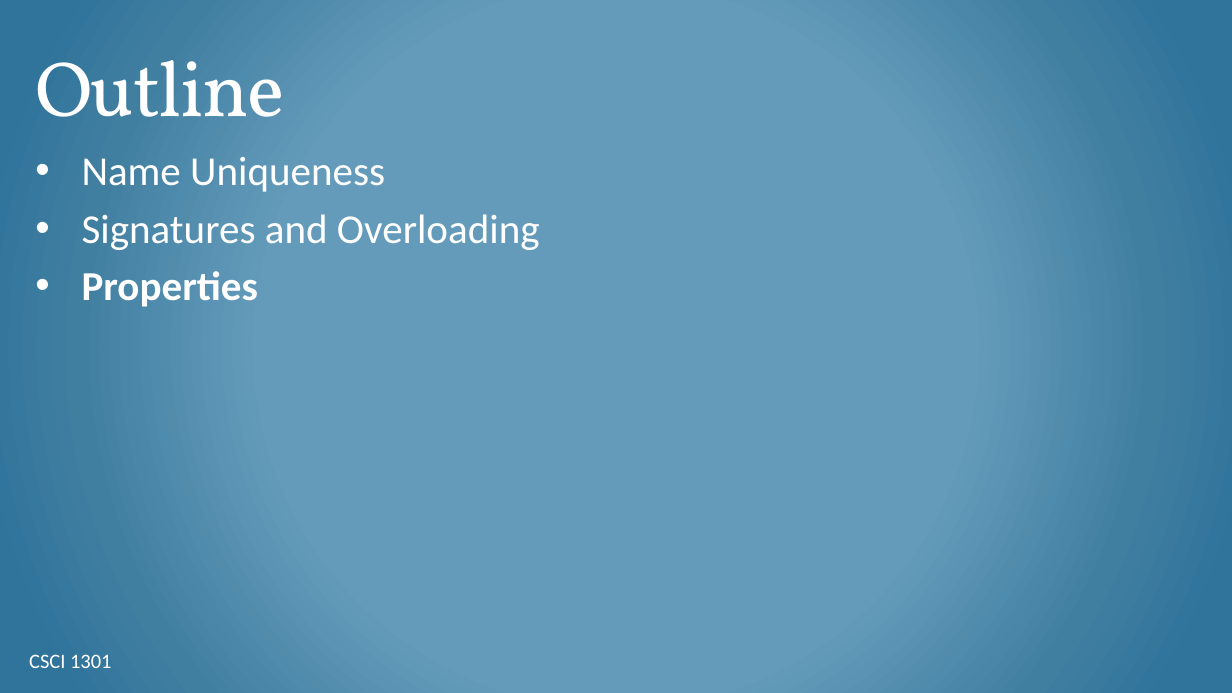
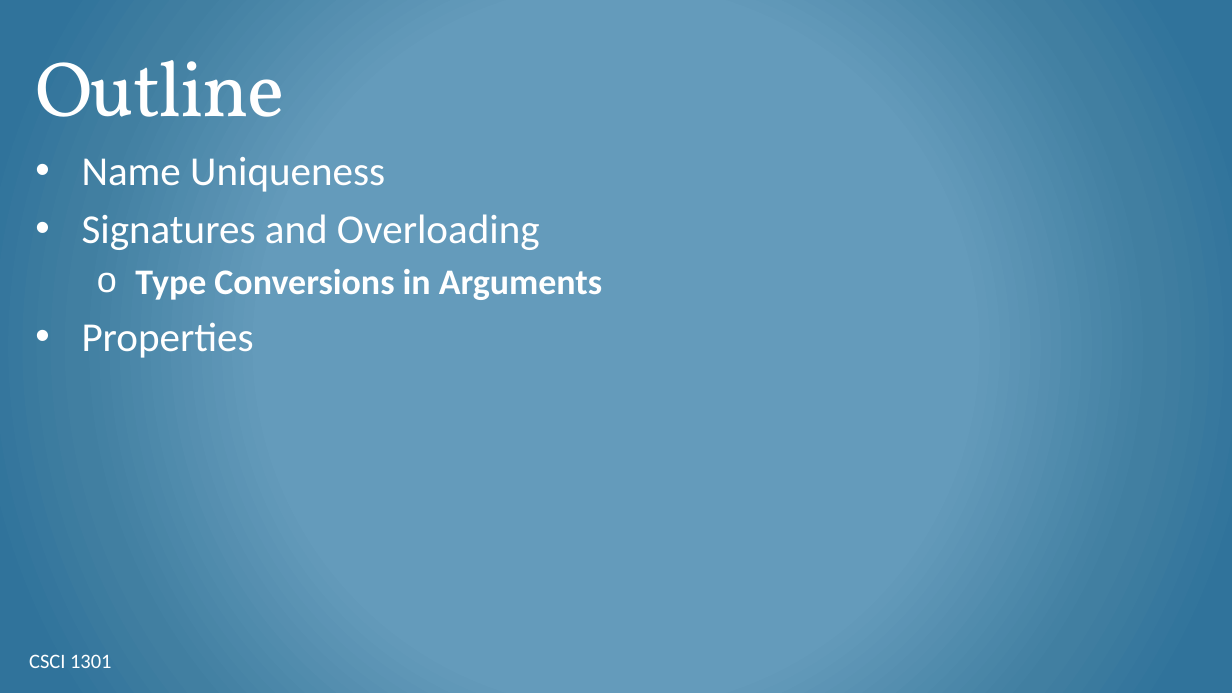
Before and after one commit to csci-1301/csci-1301.github.io, a slide deck: slide 17 of lectures/070_object_oriented_contd/Overloads-Properties.pptx (slide 14 before the commit). Drawn at 1232x693 pixels with LibreOffice and Linux fonts; fonts in the diff are those of the drawing; background and template pictures are left out. Boxes give left, top, right and bottom in pixels: in the first picture for what was removed or moved away, otherwise in the second. Text is boxed around its words. In the diff, an @@ line names an element or a change of style, - is before the commit and + after.

Commit message:
Added more slides to Overloads and Properties
Like with my last update, I realized that I needed to add more examples and details to account for the additional lecture time this year, so I'm updating the slides to reflect what I used.

```diff
--- a/lectures/070_object_oriented_contd/Overloads-Properties.pptx
+++ b/lectures/070_object_oriented_contd/Overloads-Properties.pptx
@@ text at [135, 269, 602, 300]: paragraph added @@
+  o Type Conversions in Arguments
@@ text at [82, 322, 254, 358]: bold off in "Properties" @@
```
Also in this commit, not shown: 5 other slides changed, 10 slides added, 1 slide removed, 1 other file.
